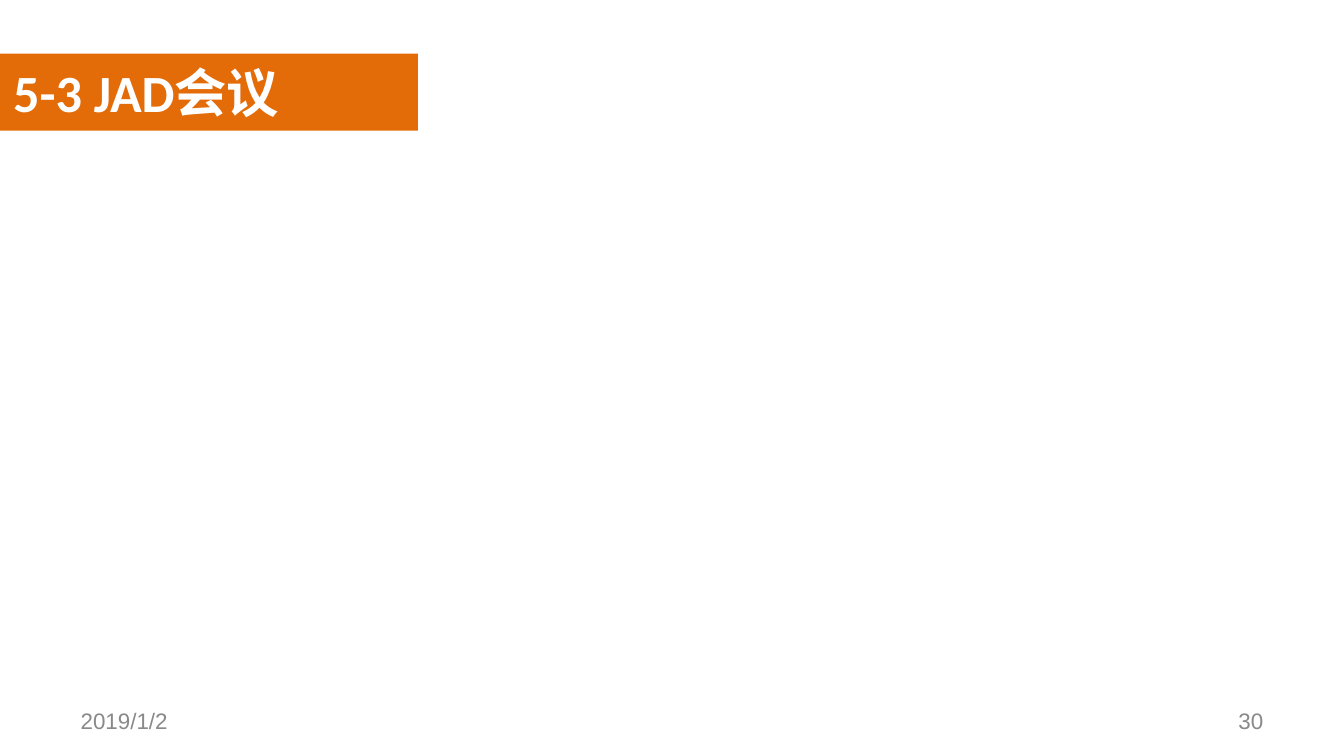
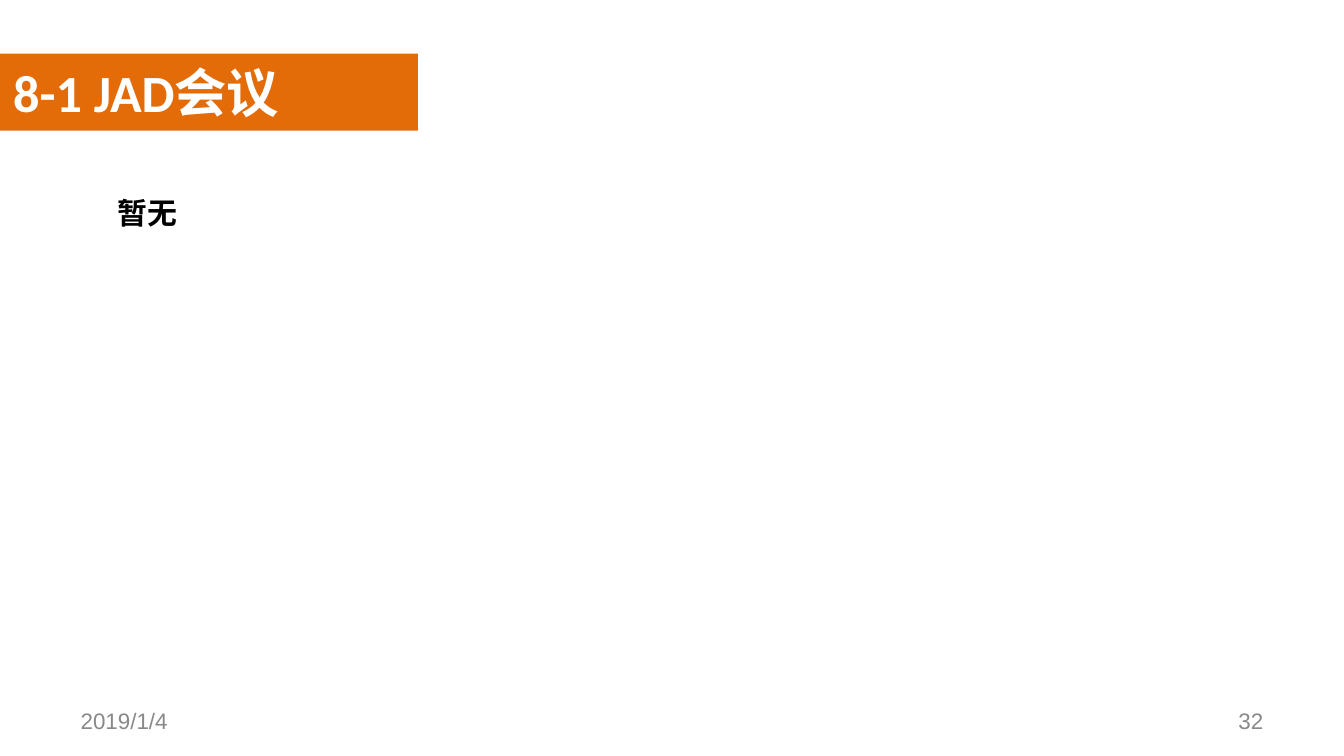
Before and after one commit to SoftwareRequirtmentsG02/Document, a slide deck: slide 32 of 案例教学系统/受控文档/分析设计/PPT/PRD2018-G02-SRS评审PPT.pptx (slide 30 before the commit). Drawn at 1344x756 pixels with LibreOffice and Linux fonts; fonts in the diff are those of the drawing; background and template pictures are left out. Boxes give left, top, right and bottom in pixels: in the first picture for what was removed or moved away, otherwise in the second. Text is boxed around its words. In the diff, an @@ line names an element or a change of style, - is before the commit and + after.

```diff
--- a/案例教学系统/受控文档/分析设计/PPT/PRD2018-G02-SRS评审PPT.pptx
+++ b/案例教学系统/受控文档/分析设计/PPT/PRD2018-G02-SRS评审PPT.pptx
@@ text at [13, 69, 279, 117]: text changed @@
-5-3 JAD会议
+8-1 JAD会议
@@ text added at [117, 198, 177, 227], 16 pt, text #000000, bold @@
+  暂无
@@ text at [81, 713, 168, 729]: text changed @@
-2019/1/2
+2019/1/4
@@ page number at [1238, 713, 1263, 729]: text changed @@
-30
+32
```
Also in this commit, not shown: 49 other slides changed, 9 slides added, 3 slides removed, 1 other file.
